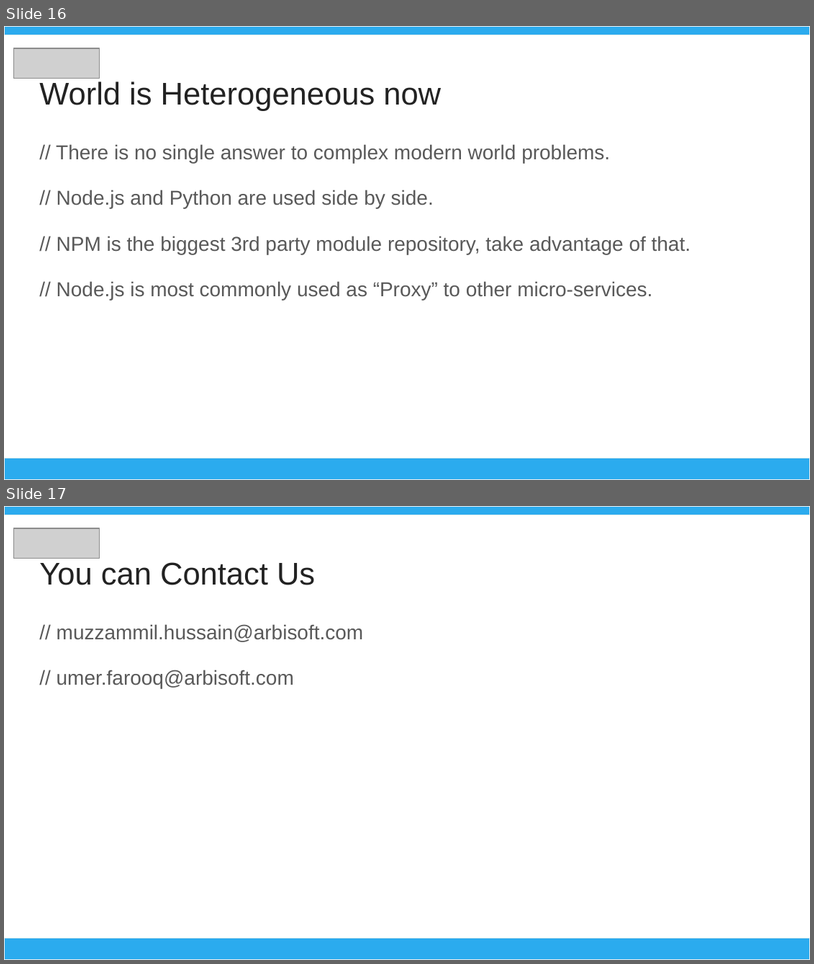
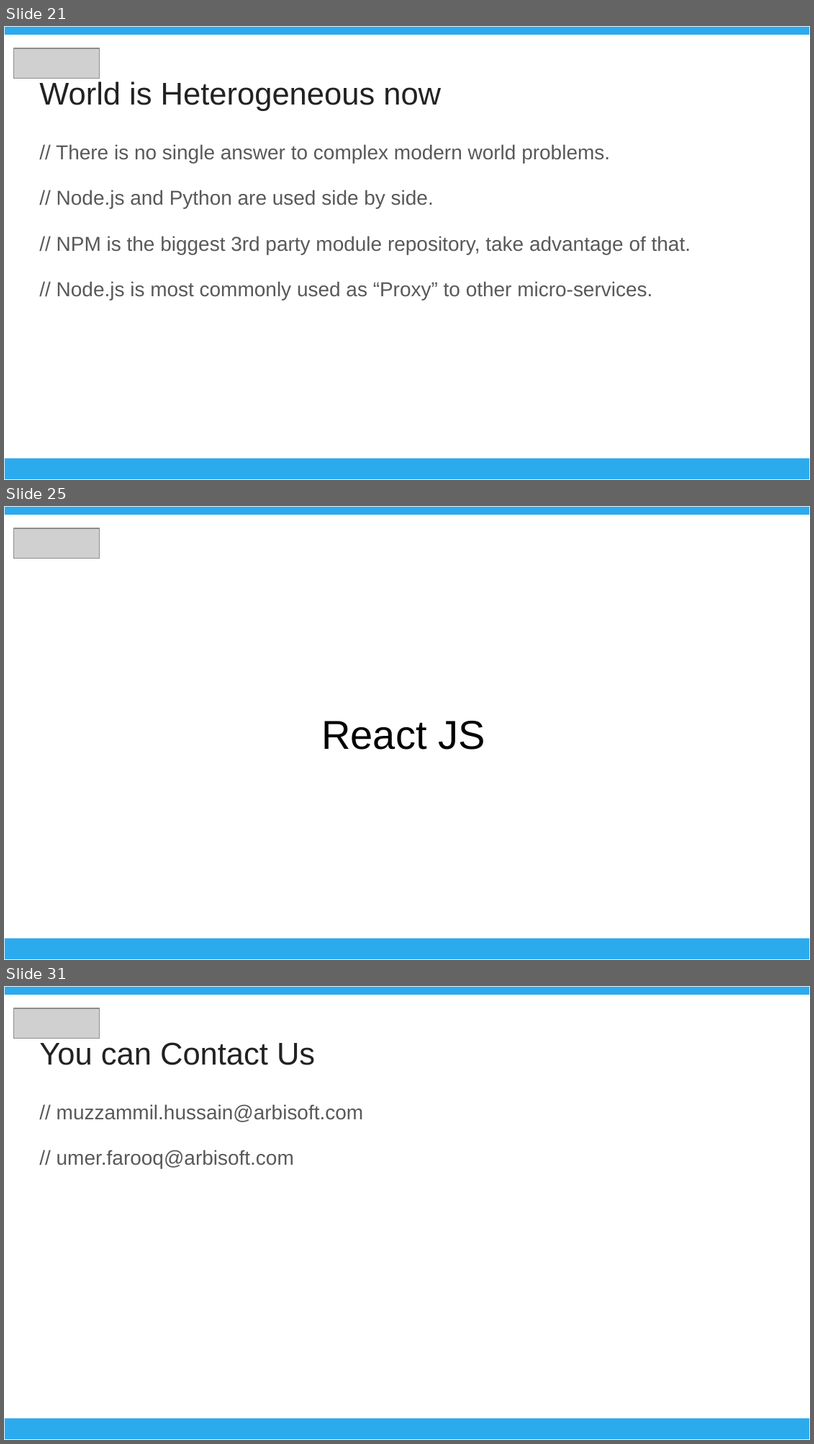
Before and after one commit to muzzammil-hussain/umt_workshop_1803, a slide deck: Advance_Web_Technologies.pptx. Shown one above the other, each under a label of ours: slides 16 and 17 before the commit, slides 21, 25 and 31 after it; the slides between them are not shown. The pictures are 814x964 and 814x1444 pixels, drawn with LibreOffice and Linux fonts; fonts in the diff are those of the drawing; grey boxes stand for pictures. Boxes give left, top, right and bottom in pixels: in the first picture for what was removed or moved away, otherwise in the second. Text is boxed around its words. In the diff, an @@ line names an element or a change of style, - is before the commit and + after.

```diff
--- a/Advance_Web_Technologies.pptx
+++ b/Advance_Web_Technologies.pptx
@@ slide 25 added at (x1=4, y1=506, x2=810, y2=960), background #FFFFFF @@
@@ rectangle added at (x1=4, y1=506, x2=810, y2=515), fill #2BABEE, outline #EFEFEF 0.75 pt @@
@@ picture added at (x1=13, y1=528, x2=99, y2=559) @@
@@ title added at (x1=322, y1=721, x2=485, y2=749), 36 pt, text #000000 @@
+React JS
@@ rectangle added at (x1=4, y1=937, x2=810, y2=959), fill #2BABEE, outline #EFEFEF 0.75 pt @@
@@ what was slide 16 is now slide 21 @@
@@ what was slide 17 is now slide 31 @@
```
Also in this commit, not shown: 13 other slides added.
